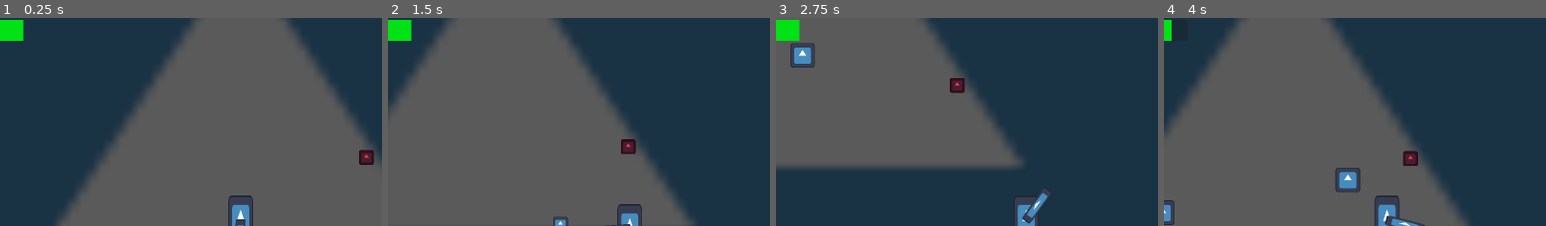
Above: before the commit, frames 1-4 (left to right).
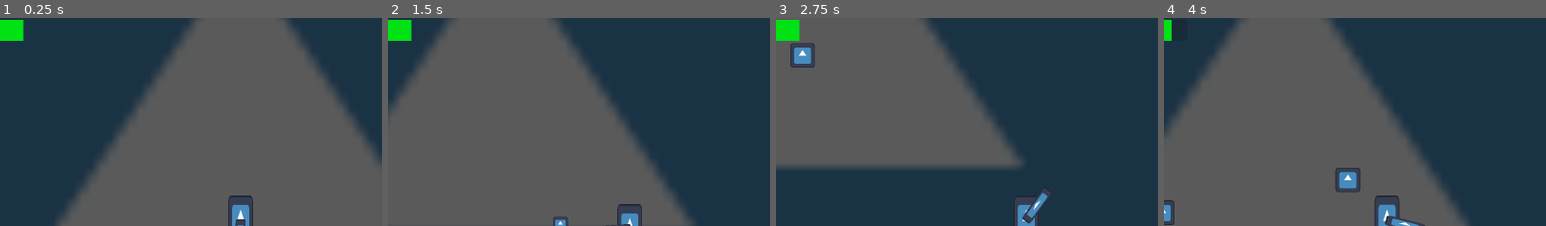
Above: after the commit, the same moments.

Repository: AgilMonkey/Wild-Bun-Magic
Game: Godot game, scene res://levels/main_test_scene/main_test_scene.tscn
The game is run twice, just before and just after one commit, with the same random seed, the same clock (stepped at 60 frames per second) and the same inputs. The engine's default icon, where the game draws it, is replaced by a stand-in: a white triangle on a blue panel in a dark square.
Inputs (mouse positions are % of the whole screen's width and height, from its top left):
- Up to frame 1 (0.25 s): no input
- Up to frame 2 (1.5 s): tap Enter at 0.5 s; move the mouse to (72, 45) at 0.52 s; hold D (move_right) 0.53-1.28 s; tap Shift (dash) at 0.6 s; move the mouse to (30, 55) at 1.27 s; hold S (move_down) from 1.28 s (still down); click (30, 55) at 1.35 s
- Up to frame 3 (2.75 s): move the mouse to (60, 28) at 2.02 s; release S (move_down) at 2.03 s; hold D (move_right) from 2.03 s (still down); tap Shift (dash) at 2.1 s
- Up to frame 4 (4 s): move the mouse to (45, 70) at 2.77 s; release D (move_right) at 2.78 s; hold W (move_up) 2.78-3.53 s; click (45, 70) at 2.85 s; move the mouse to (80, 65) at 3.52 s; hold A (move_left) from 3.53 s (still down); tap Shift (dash) at 3.6 s
The pictures show only the part of the screen within x 18-68%, y 1-51%; the shares and areas given below are measured in that part.

The runs differ from the first frame. In frame 1, 0.3% of the frame differs, in the area x 94-98%, y 63-71%; in frame 2, 0.3%; in frame 3, 0.3%; in frame 4, 0.3%.

Commit message:
Make enemy drop health

Diff:
--- a/entities/enemies/Enemy.tscn
+++ b/entities/enemies/Enemy.tscn
@@ -1,7 +1,8 @@
-[gd_scene load_steps=11 format=3 uid="uid://bl0spk6gymtey"]
+[gd_scene load_steps=12 format=3 uid="uid://bl0spk6gymtey"]
 
 [ext_resource type="Script" uid="uid://dhopvrh0xvdq4" path="res://entities/enemies/enemy.gd" id="1_iplvi"]
 [ext_resource type="Texture2D" uid="uid://cthw2iuwsc3ka" path="res://icon.svg" id="1_nwexf"]
+[ext_resource type="PackedScene" uid="uid://dbb54nr1beapg" path="res://entities/health_drop/health_drop.tscn" id="2_kg1dj"]
 [ext_resource type="PackedScene" uid="uid://ctqbx520r1gsq" path="res://commons/attackbox/attackbox_component.tscn" id="2_paah2"]
 [ext_resource type="Script" uid="uid://bfgcawdmt8vox" path="res://entities/enemies/follow_player.gd" id="3_82qr8"]
 [ext_resource type="Script" uid="uid://cl5g6pwsy7x6j" path="res://entities/enemies/simple_attacking.gd" id="4_rfvys"]
@@ -20,6 +21,7 @@
 [node name="Enemy" type="CharacterBody2D" groups=["enemy"]]
 motion_mode = 1
 script = ExtResource("1_iplvi")
+health_pickup_instance = ExtResource("2_kg1dj")
 
 [node name="Sprite2D" type="Sprite2D" parent="."]
 scale = Vector2(0.5, 0.5)
--- a/entities/enemies/enemy.gd
+++ b/entities/enemies/enemy.gd
@@ -1,5 +1,21 @@
 extends CharacterBody2D
 
 
+@export var health_pickup_instance: PackedScene
+@export var chance_to_drop_health = 0.25
+
+
 func _on_health_component_health_reached_zero() -> void:
+	drop_pickups()
 	call_deferred("queue_free")
+
+
+func drop_pickups():
+	if randf_range(0.0, 1.0) < chance_to_drop_health:
+		drop_health()
+
+
+func drop_health():
+	var health: Node2D = health_pickup_instance.instantiate()
+	health.global_position = global_position
+	get_tree().root.add_child(health)
--- a/levels/main_test_scene/main_test_scene.gd
+++ b/levels/main_test_scene/main_test_scene.gd
@@ -2,7 +2,7 @@
 
 
 func _ready() -> void:
-	pass
+	randomize()
 
 
 func _on_player_on_player_died() -> void:
--- a/levels/main_test_scene/main_test_scene.tscn
+++ b/levels/main_test_scene/main_test_scene.tscn
@@ -7,7 +7,6 @@
 [ext_resource type="PackedScene" uid="uid://c2mjbspvxsudv" path="res://entities/ui/gameover_ui/gameover_ui.tscn" id="5_0cjx8"]
 [ext_resource type="Script" uid="uid://bac54mi18tq8" path="res://entities/managers/spawn_manager/SpawnManager.gd" id="5_1itg7"]
 [ext_resource type="PackedScene" uid="uid://bl0spk6gymtey" path="res://entities/enemies/Enemy.tscn" id="6_k73vk"]
-[ext_resource type="PackedScene" uid="uid://dbb54nr1beapg" path="res://entities/health_drop/health_drop.tscn" id="8_y6r6k"]
 
 [node name="main_test_scene" type="Node2D"]
 script = ExtResource("1_jvi5a")
@@ -35,8 +34,5 @@
 
 [node name="SpawnTimer" type="Timer" parent="SpawnManager"]
 
-[node name="HealthDrop" parent="." instance=ExtResource("8_y6r6k")]
-position = Vector2(326, -163)
-
 [connection signal="on_player_died" from="Player" to="." method="_on_player_on_player_died"]
 [connection signal="restart_game" from="UI/GameoverUi" to="." method="_on_gameover_ui_restart_game"]
Not shown: 1 places in levels/main_test_scene/main_test_scene.tscn that only renumber resources
